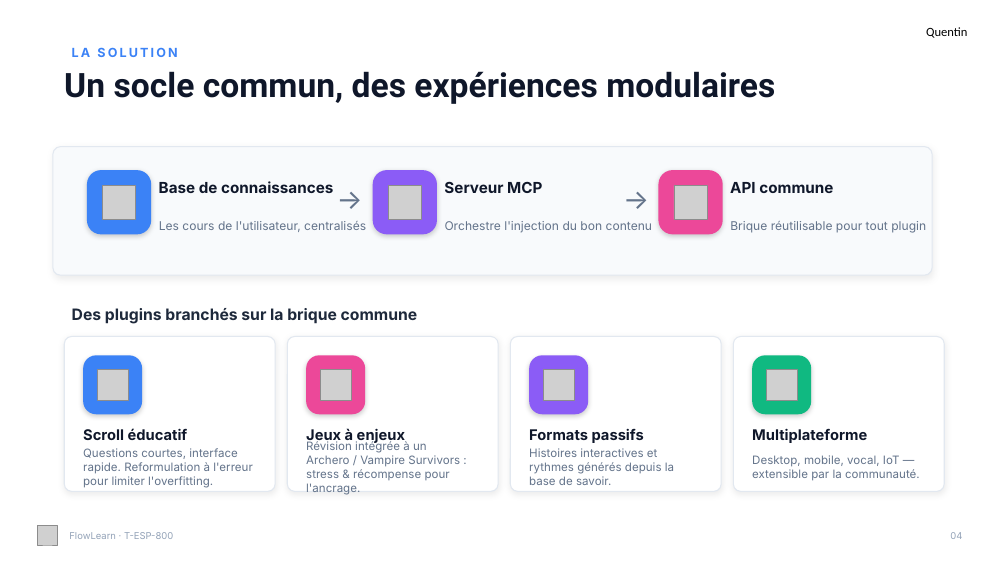
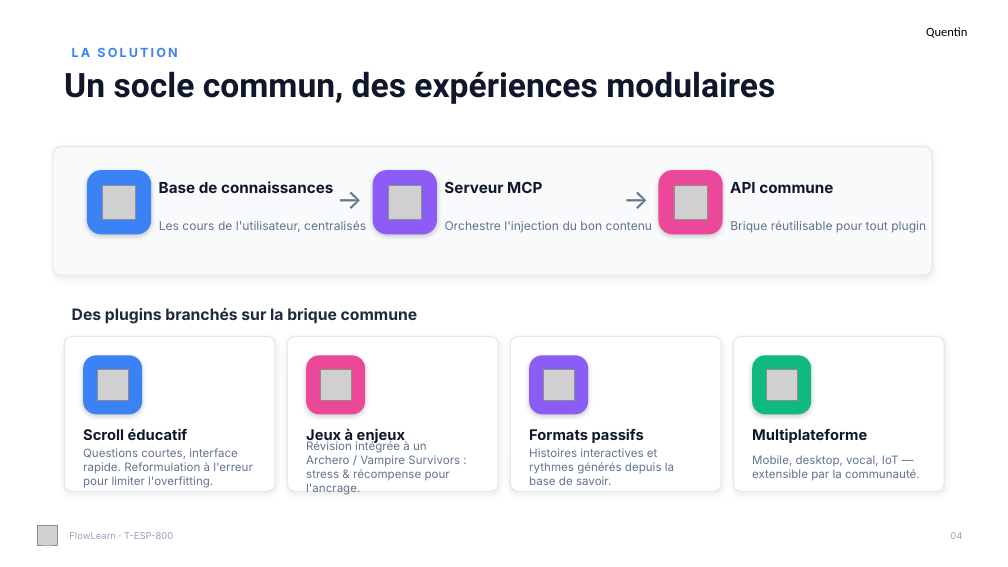
Before and after one commit to lucavdb06/flowlearn, a slide deck: slide 4 of Projet/FlowLearn_Soutenance.pptx. Drawn at 1008x567 pixels with LibreOffice and Linux fonts; fonts in the diff are those of the drawing; grey boxes stand for pictures. Boxes give left, top, right and bottom in pixels: in the first picture for what was removed or moved away, otherwise in the second. Text is boxed around its words. In the diff, an @@ line names an element or a change of style, - is before the commit and + after.

```diff
--- a/Projet/FlowLearn_Soutenance.pptx
+++ b/Projet/FlowLearn_Soutenance.pptx
@@ text at bbox=[752, 455, 920, 481]: text changed @@
-Desktop, mobile, vocal, IoT — extensible par la communauté.
+Mobile, desktop, vocal, IoT — extensible par la communauté.
```
Also in this commit, not shown: 2 other slides changed, 5 other files.
